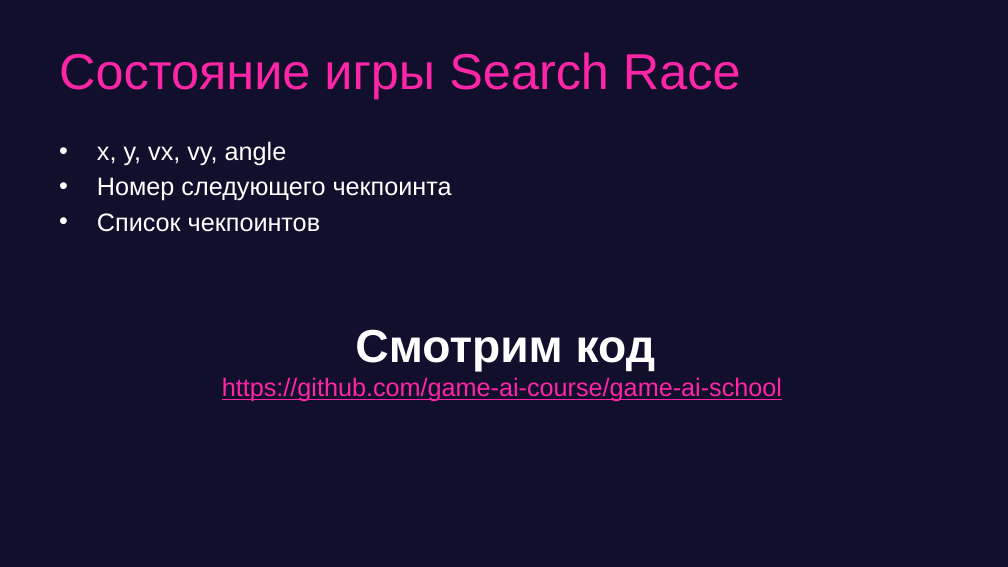
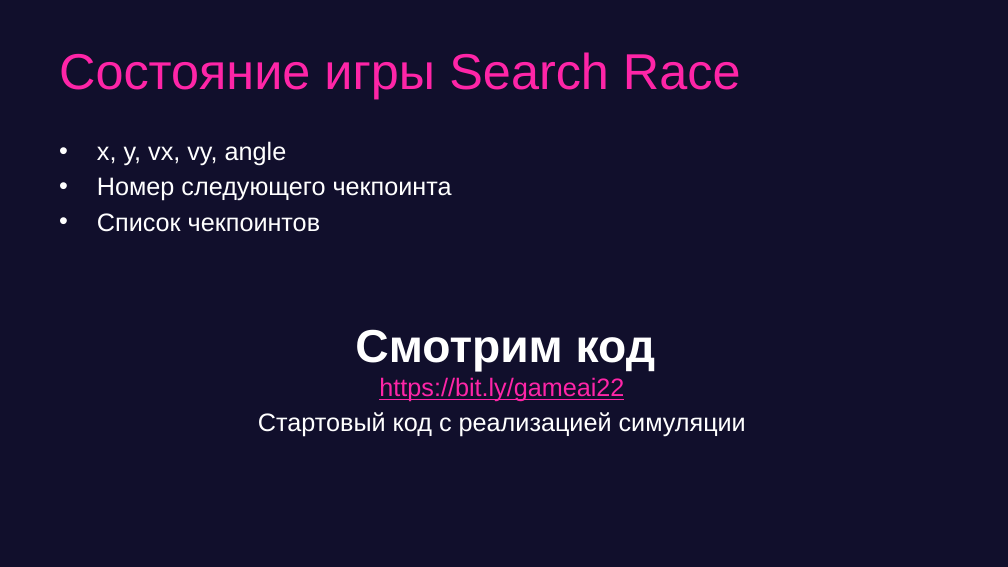
Before and after one commit to game-ai-course/game-ai-school, a slide deck: slide 11 of slides/online_4dx1.5h/day1-montecarlo.pptx (slide 15 before the commit). Drawn at 1008x567 pixels with LibreOffice and Linux fonts; fonts in the diff are those of the drawing. Boxes give left, top, right and bottom in pixels: in the first picture for what was removed or moved away, otherwise in the second. Text is boxed around its words. In the diff, an @@ line names an element or a change of style, - is before the commit and + after.

```diff
--- a/slides/online_4dx1.5h/day1-montecarlo.pptx
+++ b/slides/online_4dx1.5h/day1-montecarlo.pptx
@@ text at [258, 329, 746, 437]: text changed; text colour #FE25A7 to #FFFFFF @@
-Смотрим код
-https://github.com/game-ai-course/game-ai-school
+Смотрим код
+https://bit.ly/gameai22
+Стартовый код с реализацией симуляции
```
Also in this commit, not shown: 5 other slides changed, 8 slides removed.
